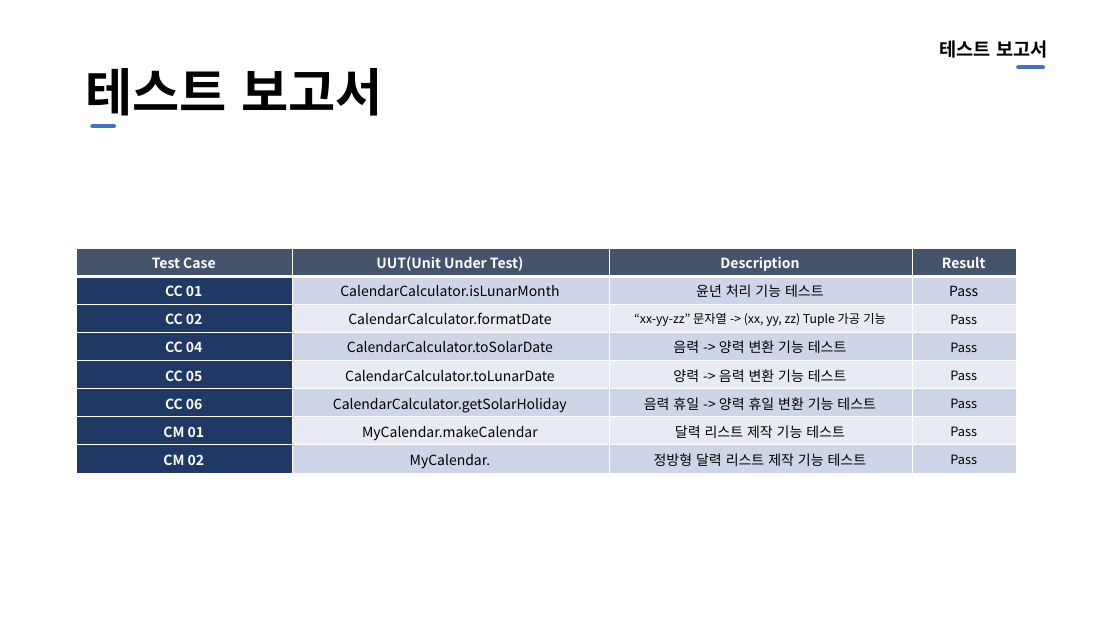
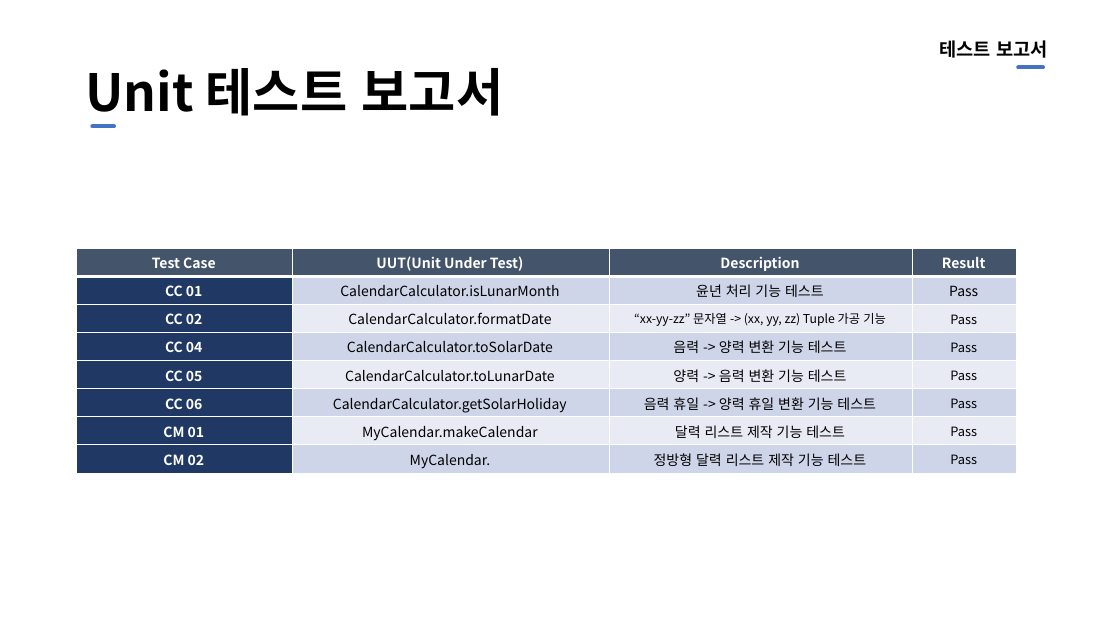
Before and after one commit to whismile/swpII_calendar, a slide deck: slide 19 of Adventure Design.pptx (slide 17 before the commit). Drawn at 1120x630 pixels with LibreOffice and Linux fonts; fonts in the diff are those of the drawing. Boxes give left, top, right and bottom in pixels: in the first picture for what was removed or moved away, otherwise in the second. Text is boxed around its words. In the diff, an @@ line names an element or a change of style, - is before the commit and + after.

```diff
--- a/Adventure Design.pptx
+++ b/Adventure Design.pptx
@@ title at bbox=[85, 68, 504, 116]: text changed @@
-테스트 보고서
+Unit 테스트 보고서
```
Also in this commit, not shown: 1 other slide changed, 5 slides added, 2 other files.
